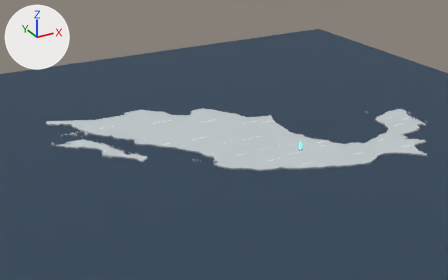
Two versions of the glTF model web/assets/mapa_mexico.glb, one commit apart.
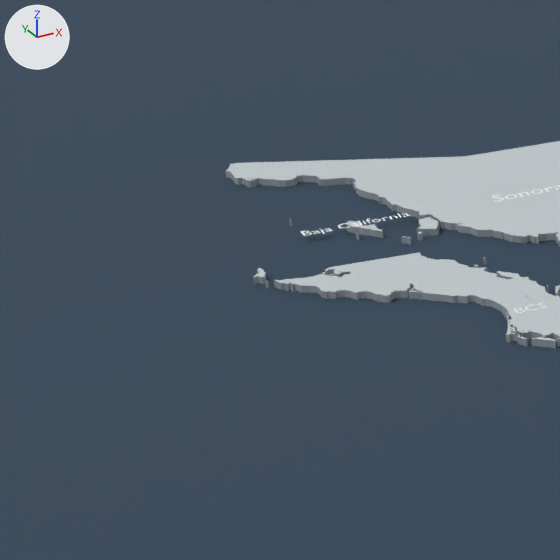
There are two pictures of each version: one whole from a 50 mm camera at (-2535.0, -3427.0, 1943.0) aimed at (-356.0, 534.0, -37.0), one close up on the part from 0% to 25% of the width and 32% to 72% of the height. Arrows for +X, +Y and +Z are at upper left; the lights stay in place. The older version's two pictures come first. Vertices at exactly the same position are counted once.

The first close-up shows 'EDO_02', 'EDO_03', 'EDO_26', 'MX_Mar' and 3 more.
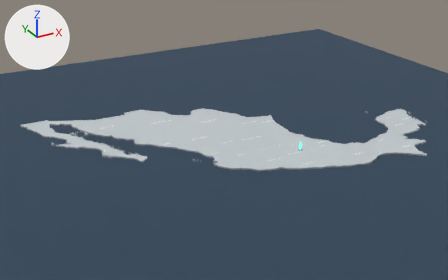
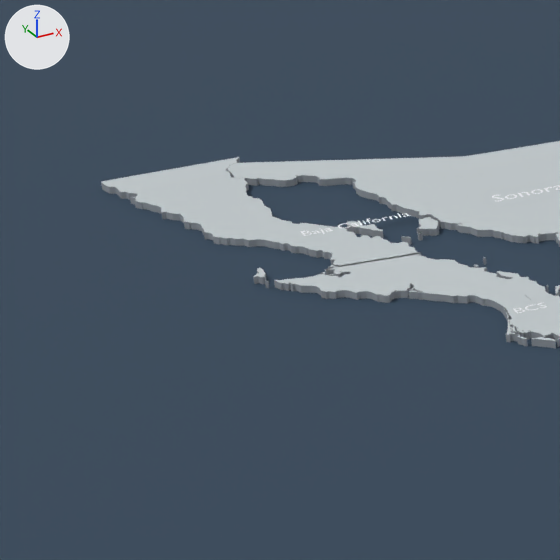
The change, as a list of edits to the scene's bpy script:
```text
Change me_edo_02:
    used by ob_edo_02; location = (0.0, 0.0, 0.0)
    remove me_edo_02.from_pydata(...)  # 262 vertices, 381 faces; spans x -1603.0..-1344.0, y 993.0..1408.0, z 0.0..12.0
    add me_edo_02.from_pydata(...)  # 512 vertices, 756 faces; spans x -1724.0..-1322.0, y 957.0..1509.0, z 0.0..12.0
    me_edo_02 part 1: a new loose piece of 392 vertices spanning x -1724.0..-1349.0, y 957.0..1509.0, z 0.0..12.0
    me_edo_02 part 2: the loose piece of 38 vertices spanning x -1512.0..-1498.0, y 1392.0..1408.0, z 0.0..12.0 is deleted
    other edits to the shape of me_edo_02 do not show in these pictures
```

Boxes [x1, y1, x2, y2] around the edits, measured in the close-ups (560 x 560 px):
'EDO_02', reshaped (92% wider, 20% taller): before [245, 178, 412, 284]; after [101, 157, 423, 284]
part 1 of me_edo_02, added: after [101, 157, 421, 267]
part 2 of me_edo_02, deleted: before [245, 178, 256, 187]
